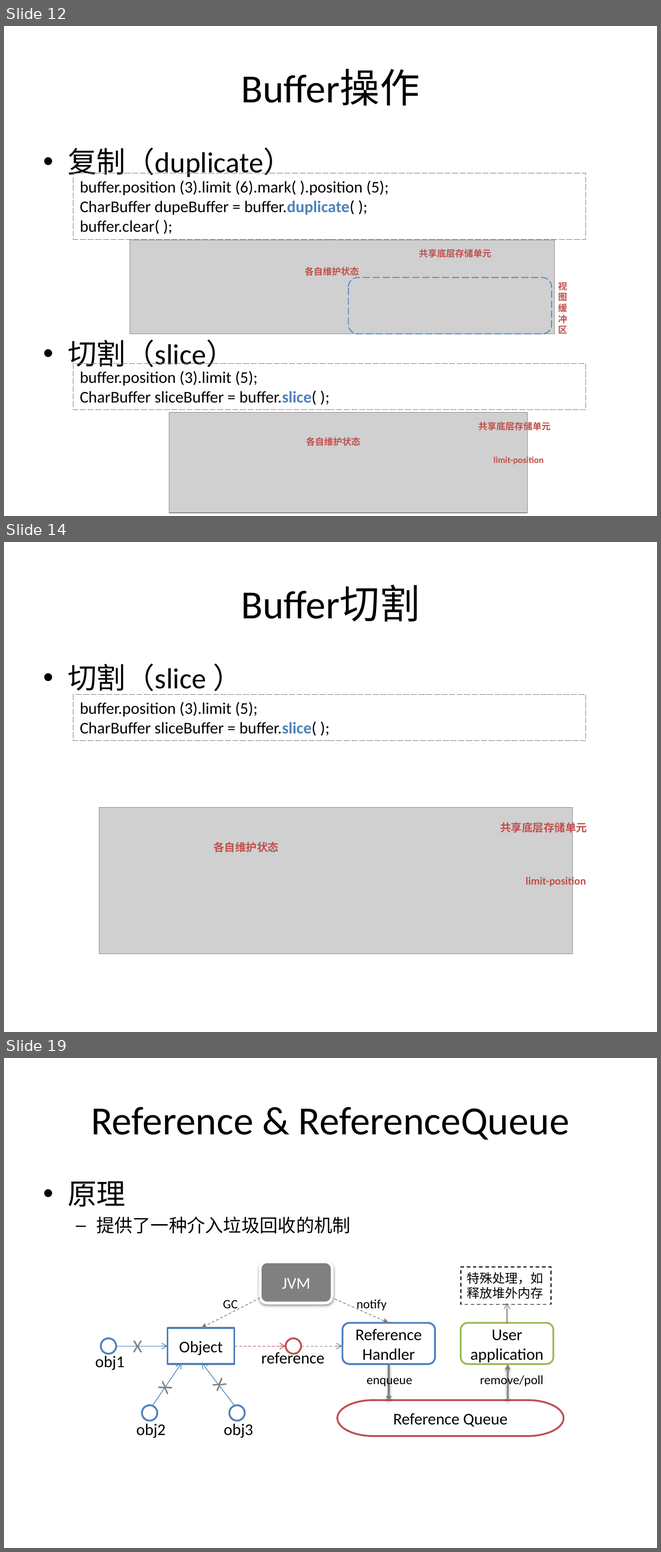
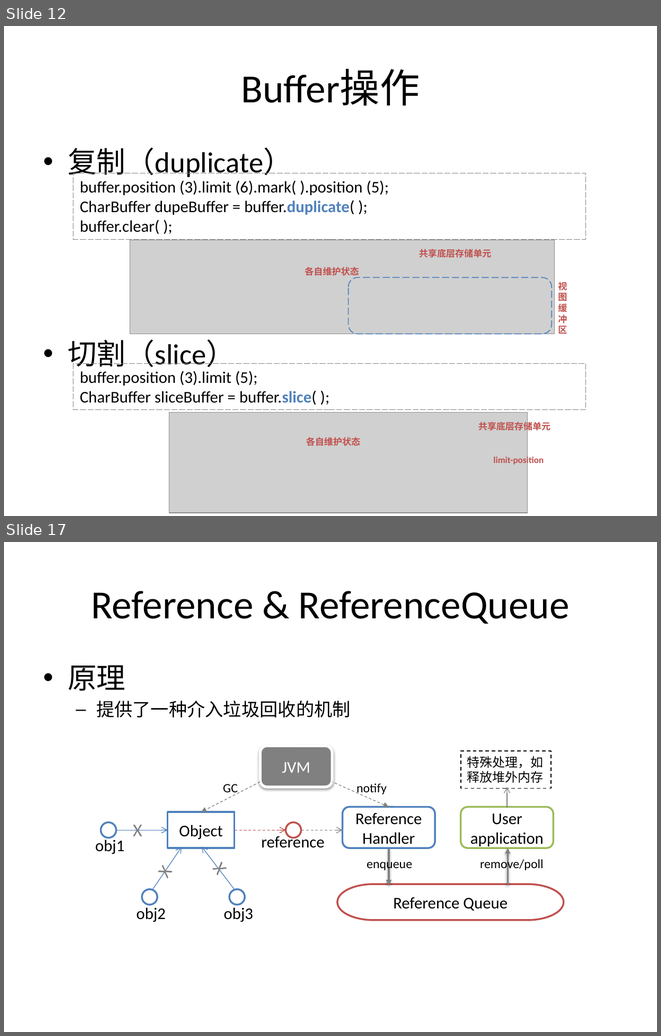
Before and after one commit to guhanjie/Knowledge-sharing, a slide deck: 扒一扒Java IO那些事儿.pptx. Shown one above the other, each under a label of ours: slides 12, 14 and 19 before the commit, slides 12 and 17 after it; the slides between them are not shown. The pictures are 661x1552 and 661x1036 pixels, drawn with LibreOffice and Linux fonts; fonts in the diff are those of the drawing; grey boxes stand for pictures. Boxes give left, top, right and bottom in pixels: in the first picture for what was removed or moved away, otherwise in the second. Text is boxed around its words. In the diff, an @@ line names an element or a change of style, - is before the commit and + after.

```diff
--- a/扒一扒Java IO那些事儿.pptx
+++ b/扒一扒Java IO那些事儿.pptx
@@ slide 14 removed at box(4, 542, 657, 1032), background #FFFFFF @@
@@ title removed at box(241, 585, 420, 622) @@
-Buffer切割
@@ text removed at box(68, 663, 206, 696) @@
-• 切割（slice ）
@@ rectangle removed at box(73, 694, 586, 741) @@
-buffer.position (3).limit (5);
-CharBuffer sliceBuffer = buffer.slice( );
@@ picture removed at box(99, 807, 573, 953) @@
@@ text removed at box(500, 821, 587, 835) @@
-共享底层存储单元
@@ text removed at box(213, 841, 279, 852) @@
-各自维护状态
@@ text removed at box(526, 875, 586, 888) @@
-limit-position
@@ what was slide 19 is now slide 17 @@
```
Also in this commit, not shown: 8 slides changed, 2 other slides removed.
